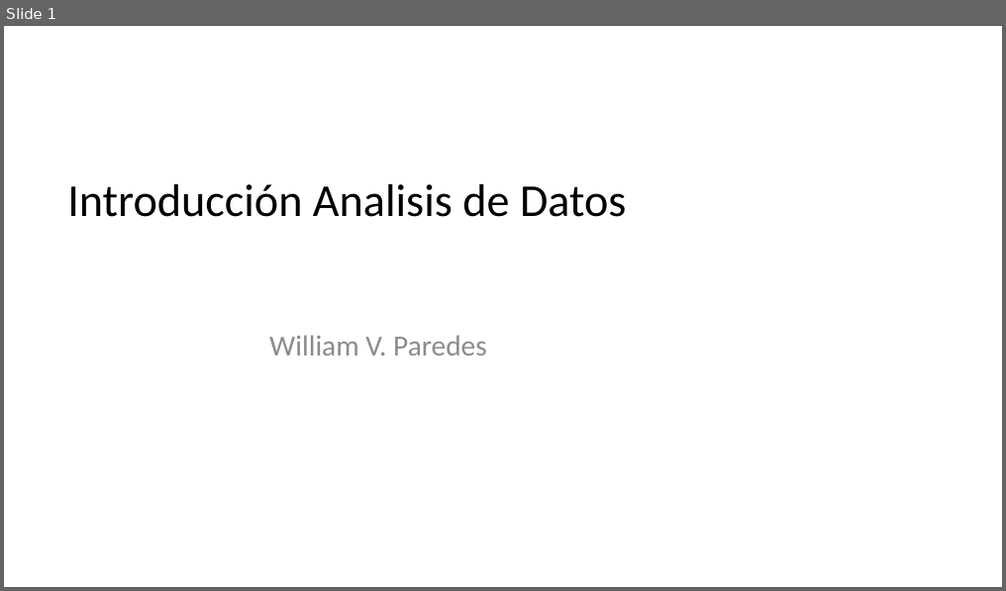
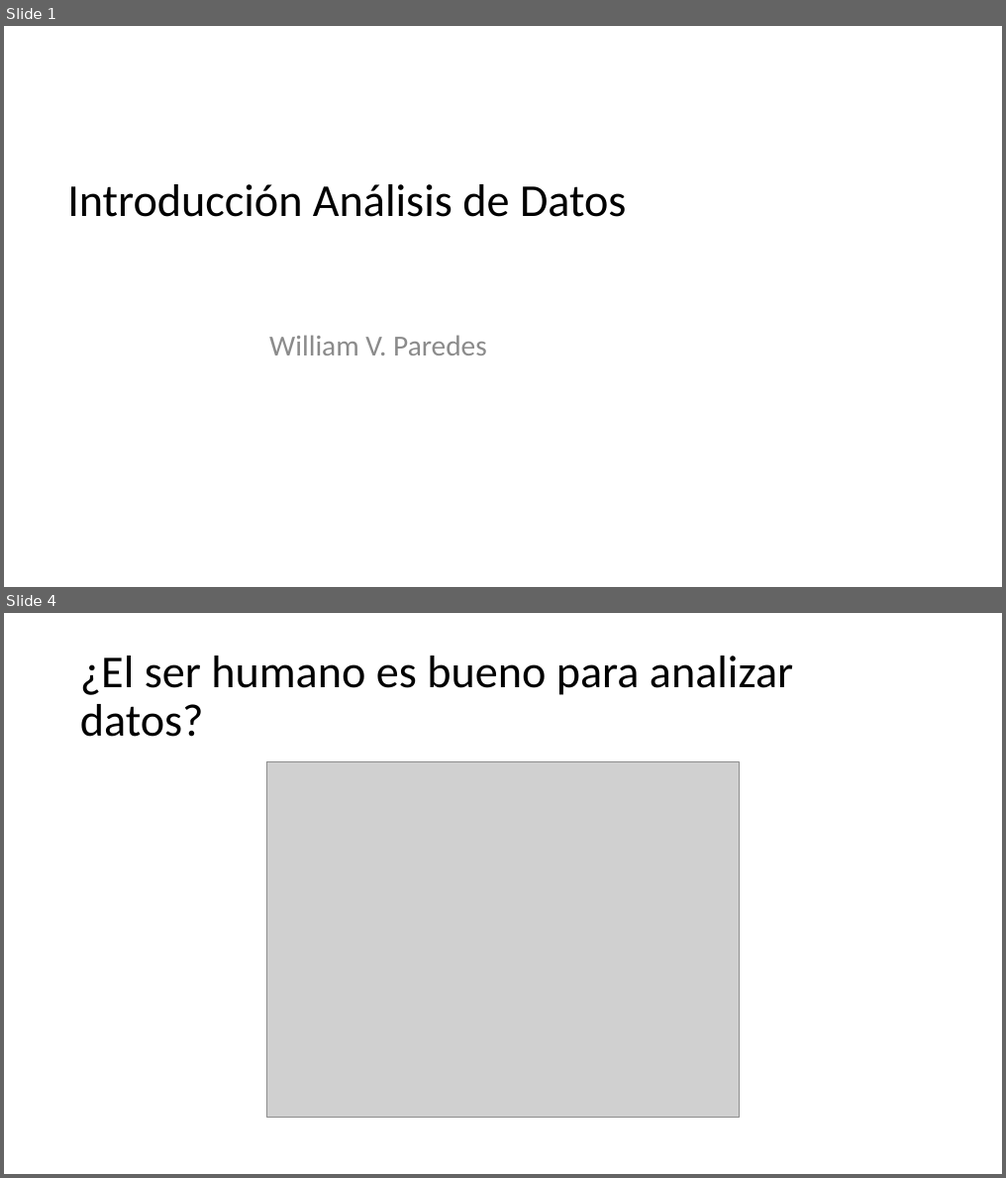
Before and after one commit to wparedesgt/RBasico, a slide deck: presentaciones/S01-New/00_Inicio.pptx. Shown one above the other, each under a label of ours: slide 1 before the commit, slides 1 and 4 after it; the slides between them are not shown. The pictures are 1006x591 and 1006x1178 pixels, drawn with LibreOffice and Linux fonts; fonts in the diff are those of the drawing; grey boxes stand for pictures; background and template pictures are left out. Boxes give left, top, right and bottom in pixels: in the first picture for what was removed or moved away, otherwise in the second. Text is boxed around its words. In the diff, an @@ line names an element or a change of style, - is before the commit and + after.

Commit message:
presentación de intro de rbasico

```diff
--- a/presentaciones/S01-New/00_Inicio.pptx
+++ b/presentaciones/S01-New/00_Inicio.pptx
@@ slide 4 added at (4, 613, 1002, 1174), background picture (left out) @@
@@ title added at (80, 656, 793, 737), 44 pt, text #000000 @@
+¿El ser humano es bueno para analizar datos?
@@ picture added at (266, 761, 740, 1118) @@
@@ slide 1 changed as well @@
@@ title at (67, 184, 627, 217): text changed @@
-Introducción Analisis de Datos
+Introducción Análisis de Datos
```
Also in this commit, not shown: 5 other slides added, 3 slides removed, 4 other files.
